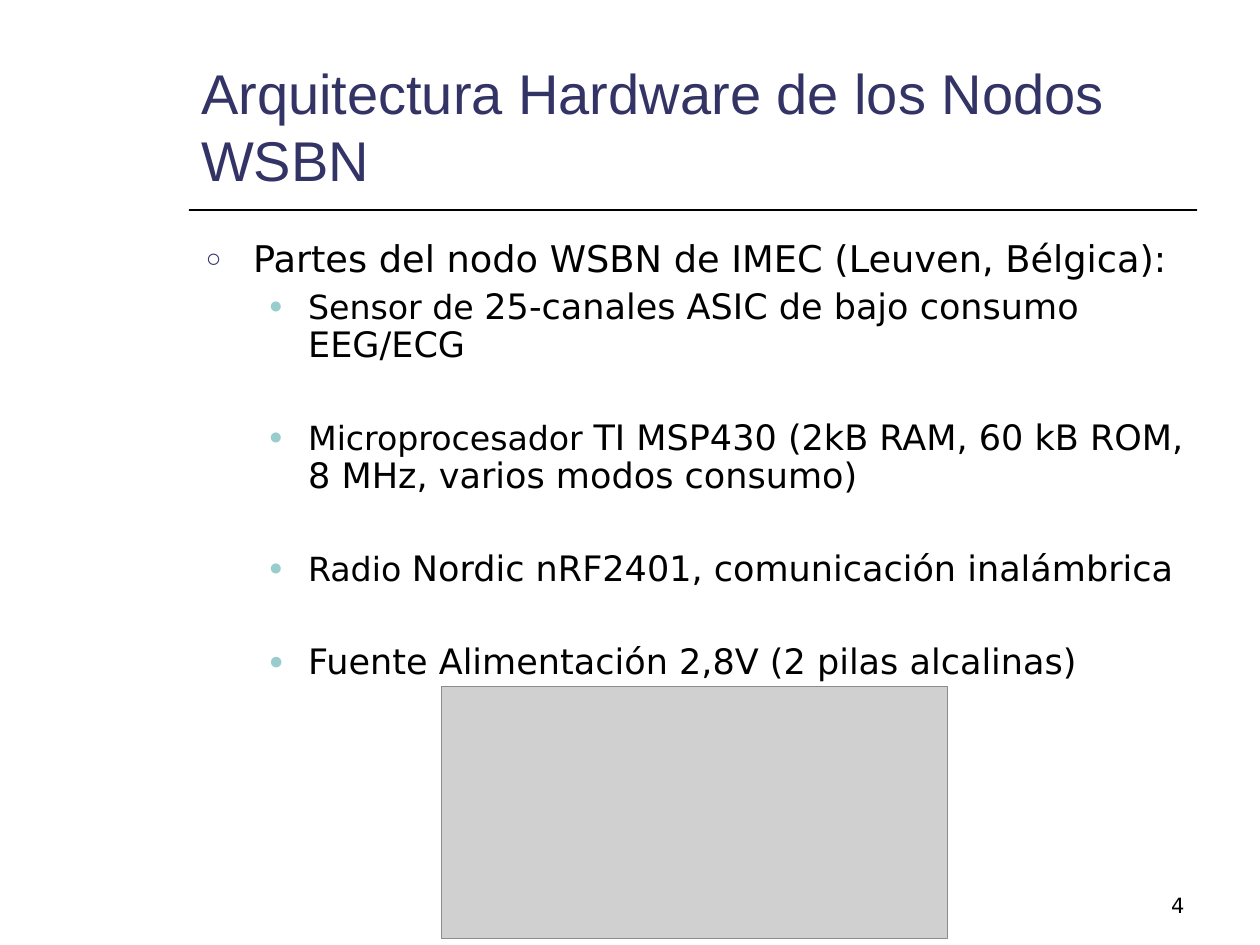
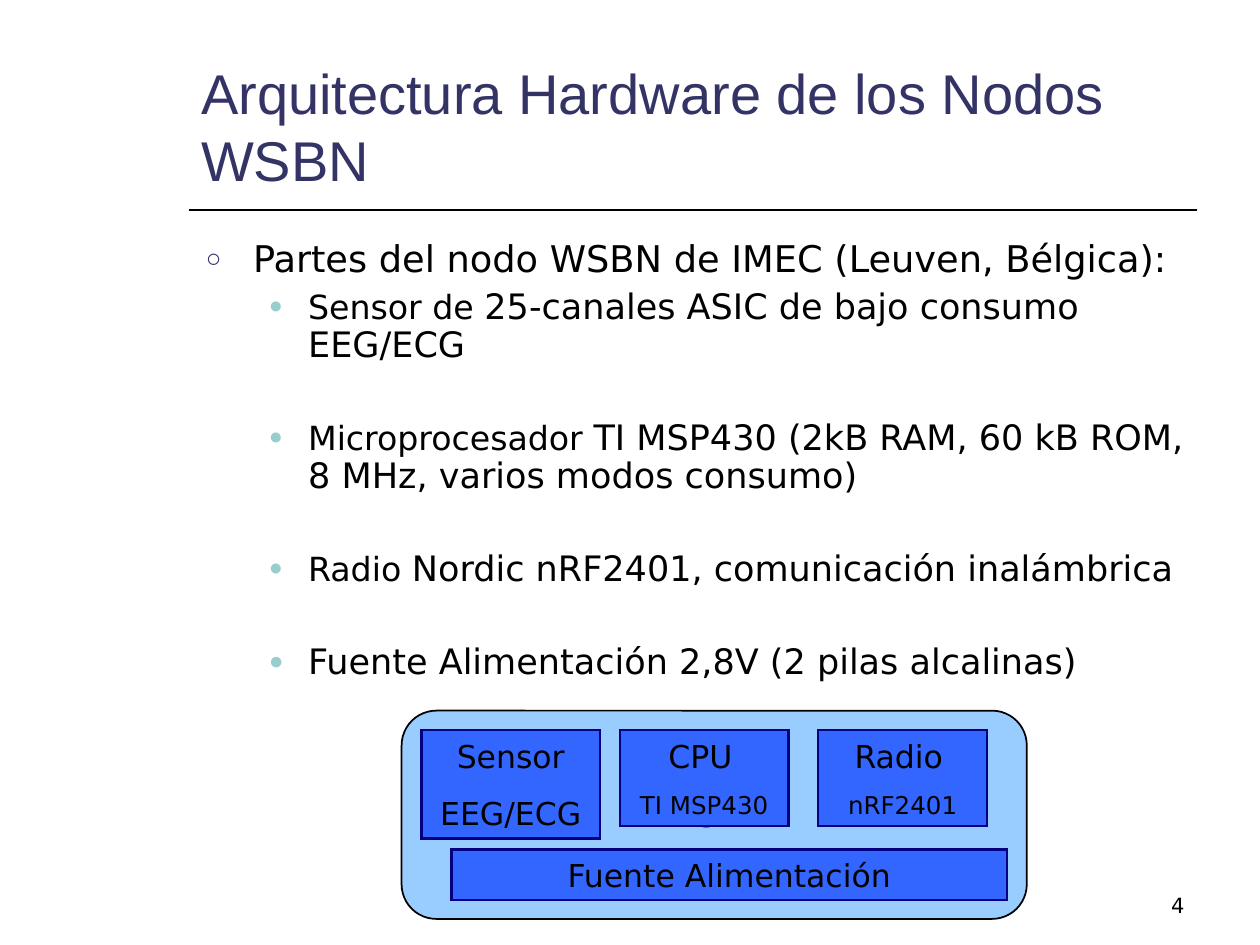
Before and after one commit to mmja/redsensores, a slide deck: slide 4 of Memoria/Consumo.ppt. Drawn at 1260x945 pixels with LibreOffice and Linux fonts; fonts in the diff are those of the drawing; grey boxes stand for pictures. Boxes give left, top, right and bottom in pixels: in the first picture for what was removed or moved away, otherwise in the second. Text is boxed around its words. In the diff, an @@ line names an element or a change of style, - is before the commit and + after.

```diff
--- a/Memoria/Consumo.ppt
+++ b/Memoria/Consumo.ppt
@@ picture removed at (x1=442, y1=687, x2=949, y2=939) @@
@@ rounded rectangle added at (x1=402, y1=711, x2=1027, y2=919), fill #99CCFF, outline #000000 0.99 pt, 18 pt, text #000000, bold @@
+WSBN
@@ rectangle added at (x1=422, y1=731, x2=601, y2=839), fill #3366FF, outline #000080 1.25 pt, 18 pt, text #000000 @@
+Sensor
+EEG/ECG
@@ rectangle added at (x1=620, y1=731, x2=789, y2=827), fill #3366FF, outline #000080 1.25 pt, 14 pt, text #000000 @@
+CPU
+TI MSP430
@@ rectangle added at (x1=818, y1=731, x2=987, y2=827), fill #3366FF, outline #000080 1.25 pt, 14 pt, text #000000 @@
+Radio
+nRF2401
@@ rectangle added at (x1=451, y1=849, x2=1007, y2=900), fill #3366FF, outline #000080 1.25 pt, 18 pt, text #000000 @@
+Fuente Alimentación
```
